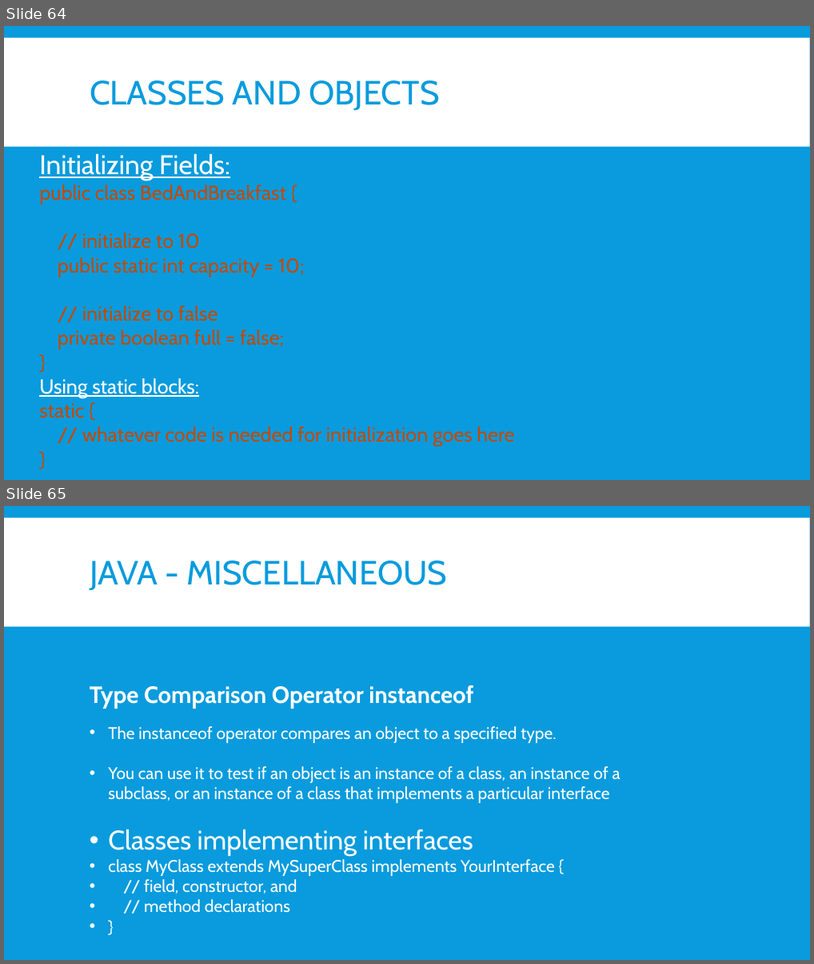
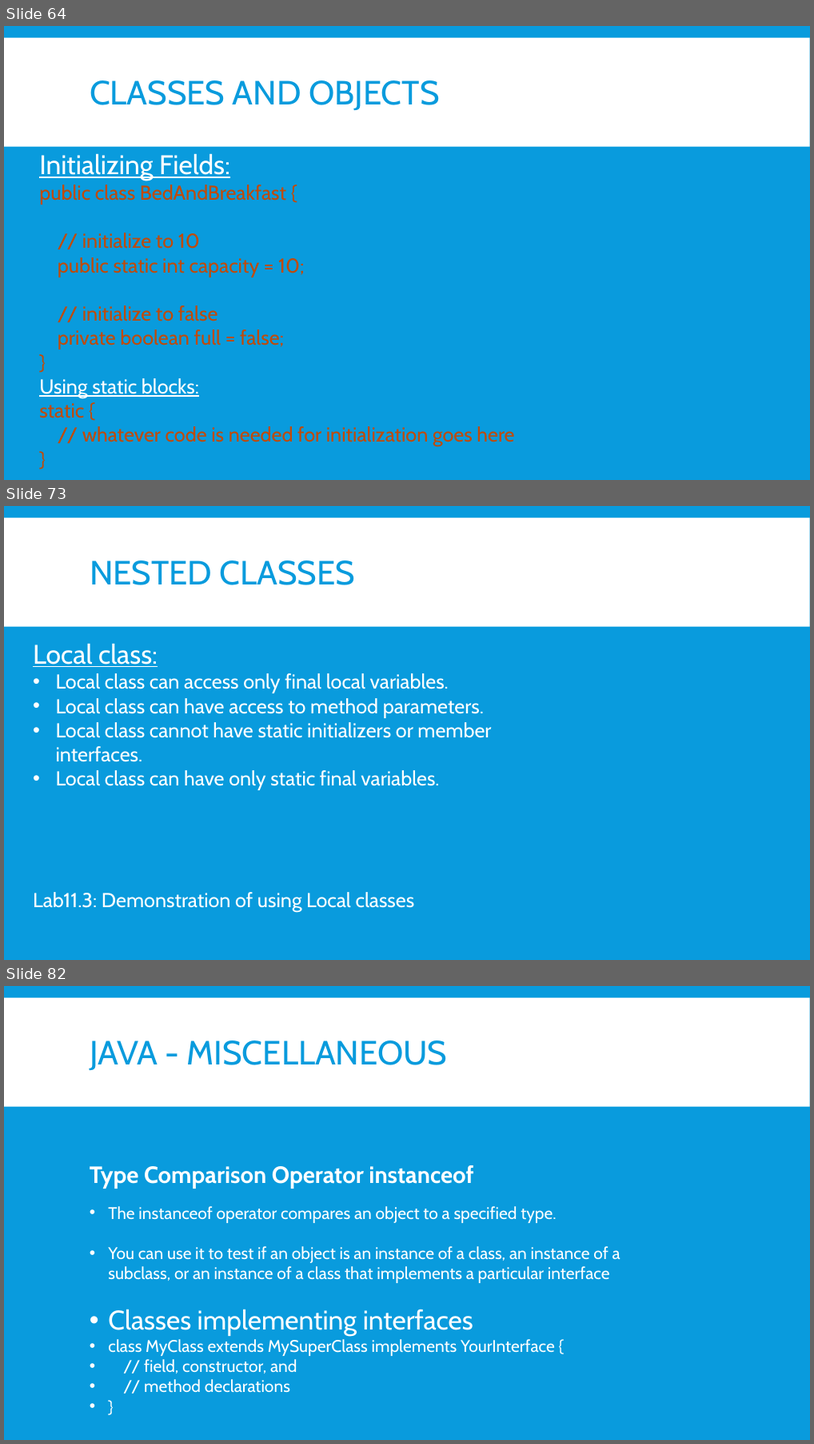
Before and after one commit to nmsgit1234/TechnicalDocs, a slide deck: training/core_java/core_java.pptx. Shown one above the other, each under a label of ours: slides 64 and 65 before the commit, slides 64, 73 and 82 after it; the slides between them are not shown. The pictures are 814x964 and 814x1444 pixels, drawn with LibreOffice and Linux fonts; fonts in the diff are those of the drawing. Boxes give left, top, right and bottom in pixels: in the first picture for what was removed or moved away, otherwise in the second. Text is boxed around its words. In the diff, an @@ line names an element or a change of style, - is before the commit and + after.

Commit message:
updated for interfaces

```diff
--- a/training/core_java/core_java.pptx
+++ b/training/core_java/core_java.pptx
@@ slide 73 added at (4,506,810,960), background #099BDD; not listed: 1 template element that a slide beside it also shows @@
@@ title added at (90,560,355,585), 40 pt, text #099BDD @@
+NESTED CLASSES
@@ text added at (33,643,491,912), 24 pt, text #FFFFFF @@
+Local class:
+• Local class can access only final local variables.
+• Local class can have access to method parameters.
+• Local class cannot have static initializers or member interfaces.
+• Local class can have only static final variables.
+Lab11.3: Demonstration of using Local classes
@@ what was slide 65 is now slide 82 @@
```
Also in this commit, not shown: 2 slides changed, 16 other slides added, 9 other files.
